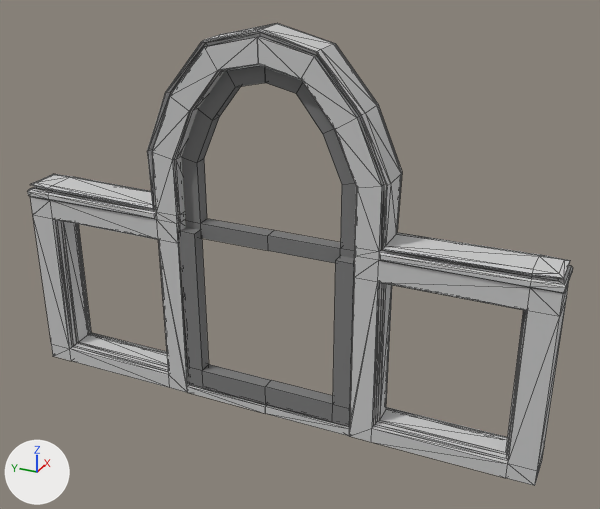
The FBX model TheGuardian/Assets/Individual Sections/Khatim/Assets from Animators/Models/Yousef/Attic Window.FBX, before and after one commit.
The view is the same before and after, from a 50 mm lens placed at (-1.937, -0.961, 2.162), pointed at (0.012, -0.084, 1.187). Arrows for +X, +Y and +Z are at lower left; the lights stay in place. Mesh edges are drawn as thin lines. Where no turn or scale is listed for an object, it has been applied to the vertices. Vertices at the same position are counted once.

Script lines for the objects in view, before the commit:
```python
me_mesh = bpy.data.meshes.new('Mesh')
me_mesh.from_pydata(...)  # 53 vertices, 48 faces; spans x -0.02..0.02, y -0.275..0.275, z -0.12..0.41
me_mesh.materials.append(mat_16___default)  # grey #797979
me_mesh_001 = bpy.data.meshes.new('Mesh.001')
me_mesh_001.from_pydata(...)  # 32 vertices, 26 faces; spans x -0.02..0.02, y -0.275..0.275, z -0.617..-0.094
me_mesh_001.materials.append(mat_16___default)  # grey #797979
me_mesh_002 = bpy.data.meshes.new('Mesh.002')
me_mesh_002.from_pydata(...)  # 467 vertices, 908 faces; spans x -0.06..0.06, y -0.81..0.81, z -0.65..0.49
me_mesh_002.materials.append(mat_17___default)  # light grey #cacaca
ob_cylinder001 = bpy.data.objects.new('Cylinder001', me_mesh_002)
ob_cylinder001.location = (0.0, 0.0, 1.317)
ob_cylinder002 = bpy.data.objects.new('Cylinder002', me_mesh)
ob_cylinder002.location = (0.0, 0.0, 1.317)
ob_lower_window = bpy.data.objects.new('Lower window', me_mesh_001)
ob_lower_window.location = (-0.034, 0.0, 1.317)
```
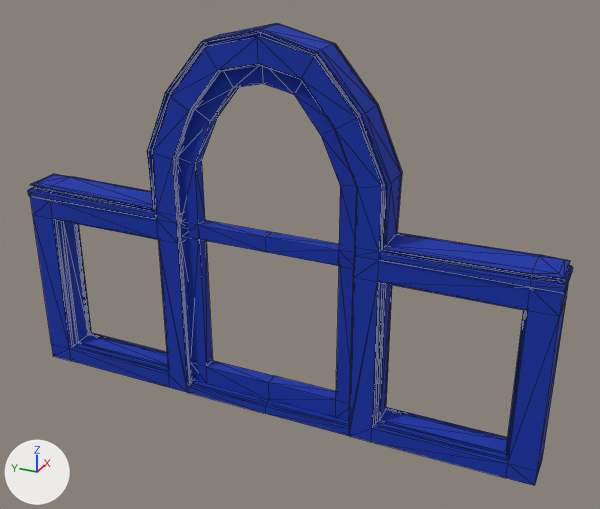
The newer file is also turned or shifted as a whole; pictures and numbers use the older file's frame.

Location of each change, (x1, y1, x2, y2) in pixels of the pictures (600 x 509 px; the box of a moved part takes in the faces that stretch with it):
```json
{"object": "Cylinder002", "change": "deleted", "before": [181, 66, 356, 263]}
{"object": "Lower window", "change": "deleted", "before": [178, 227, 354, 426]}
{"part": 1, "of": "me_mesh_002", "change": "added", "after": [179, 66, 356, 269], "on screen": "blue"}
{"part": 2, "of": "me_mesh_002", "change": "added", "after": [269, 266, 354, 420], "on screen": "blue"}
{"part": 3, "of": "me_mesh_002", "change": "added", "after": [185, 237, 274, 399], "on screen": "blue"}
{"part": 4, "of": "me_mesh_002", "change": "moved or reshaped", "before": [201, 23, 330, 72], "after": [201, 23, 330, 72]}
{"part": 5, "of": "me_mesh_002", "change": "moved or reshaped", "before": [188, 384, 266, 413], "after": [188, 380, 269, 413]}
{"part": 6, "of": "me_mesh_002", "change": "recoloured", "before": [28, 24, 573, 486], "after": [28, 24, 573, 486], "on screen": "grey to blue"}
```

Edits to the scene script, one JSON object a line:
```json
{"op": "add", "block": "mat_21___default", "code": ["mat_21___default = principled_material('21 - Default')", "mat_21___default.base_color = (0.0, 0.0275, 0.396)  # blue #002ea9", "mat_21___default.roughness = 0.859"]}
{"block": "me_mesh_002", "where": "# used by ob_cylinder001; location = (0.0, 0.0, 1.317)"}
{"op": "remove", "block": "me_mesh_002", "code": "me_mesh_002.from_pydata(...)  # 467 vertices, 908 faces; spans x -0.06..0.06, y -0.81..0.81, z -0.65..0.49"}
{"op": "add", "block": "me_mesh_002", "code": "me_mesh_002.from_pydata(...)  # 528 vertices, 1052 faces; spans x -0.06..0.06, y -0.81..0.81, z -0.65..0.49"}
{"block": "me_mesh_002", "change": "me_mesh_002 part 1: a new loose piece of 48 vertices spanning x -0.03..0.01, y -0.27..0.27, z -0.12..0.41, in mat_21___default (blue #002ea9)"}
{"block": "me_mesh_002", "change": "me_mesh_002 part 2: a new loose piece of 16 vertices spanning x -0.03..0.01, y -0.27..0.0, z -0.62..-0.09, in mat_21___default (blue #002ea9)"}
{"block": "me_mesh_002", "change": "me_mesh_002 part 3: a new loose piece of 16 vertices spanning x -0.03..0.01, y 0.0..0.27, z -0.62..-0.09, in mat_21___default (blue #002ea9)"}
{"block": "me_mesh_002", "change": "me_mesh_002 part 4"}
{"block": "me_mesh_002", "change": "11 vertices are removed from x -0.06..0.06, y 0.0, z 0.41..0.49"}
{"block": "me_mesh_002", "change": "43 faces are deleted"}
{"block": "me_mesh_002", "change": "2 vertices move within x 0.04, y 0.0, z 0.49"}
{"block": "me_mesh_002", "change": "39 new faces join them"}
{"block": "me_mesh_002", "change": "me_mesh_002 part 5"}
{"block": "me_mesh_002", "change": "8 vertices are removed from x -0.06..0.05, y 0.0, z -0.65..-0.61"}
{"block": "me_mesh_002", "change": "16 faces are deleted"}
{"block": "me_mesh_002", "change": "16 new faces join them"}
{"block": "me_mesh_002", "change": "me_mesh_002 part 6: 851 faces spanning x -0.06..0.06, y -0.81..0.81, z -0.65..0.49 switch from mat_17___default (light grey #cacaca) to mat_21___default (blue #002ea9)"}
{"op": "remove", "block": "ob_lower_window", "code": ["ob_lower_window = bpy.data.objects.new('Lower window', me_mesh_001)", "ob_lower_window.location = (-0.034, 0.0, 1.317)"]}
{"op": "remove", "block": "ob_cylinder002", "code": ["ob_cylinder002 = bpy.data.objects.new('Cylinder002', me_mesh)", "ob_cylinder002.location = (0.0, 0.0, 1.317)"]}
```
